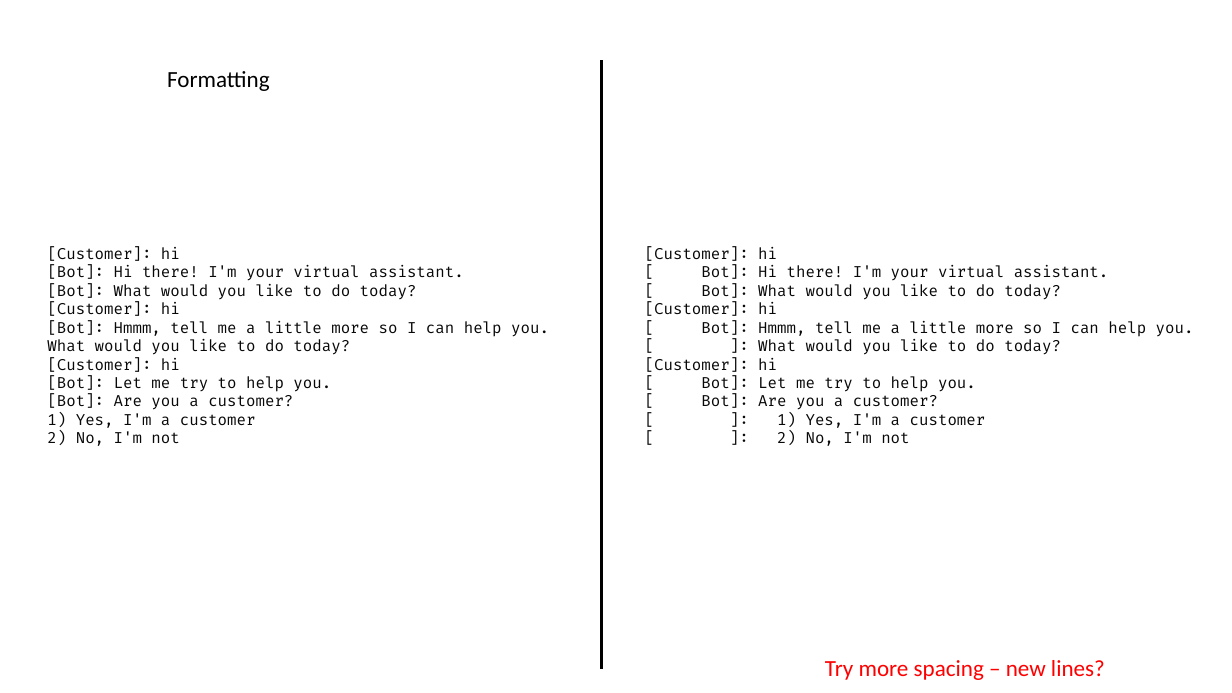
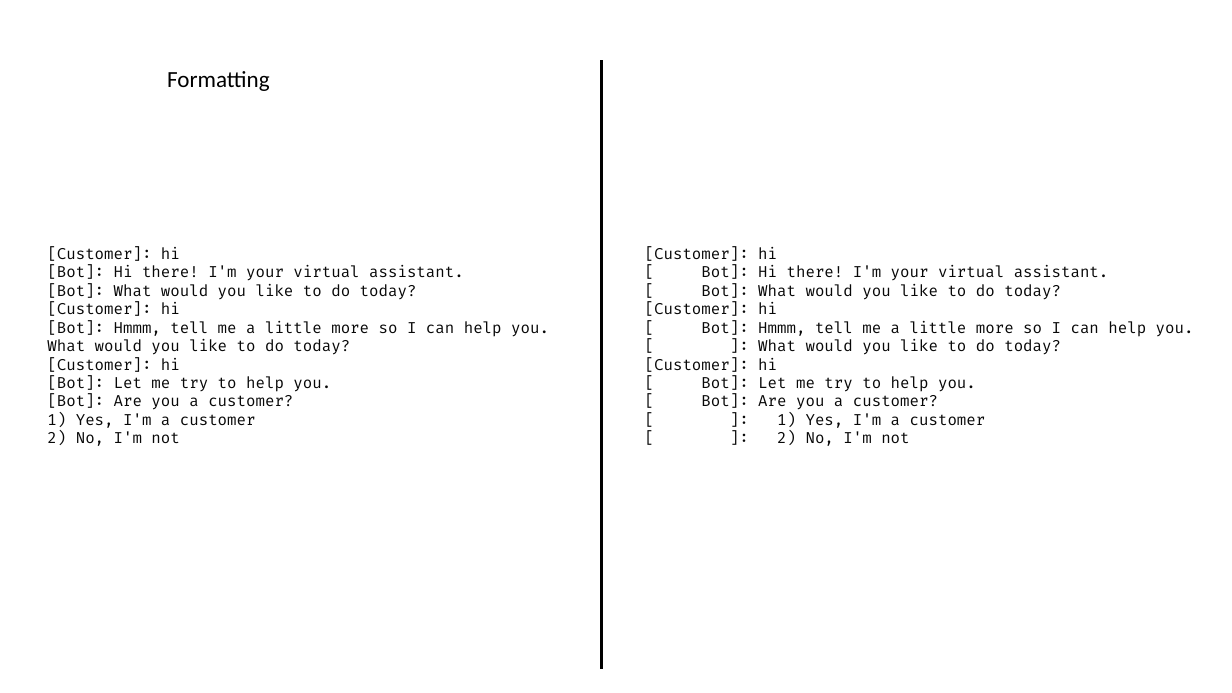
Before and after one commit to LearnWithLlew/TestingBetterWithApprovals.Slides, a slide deck: slide 31 of slides/Testing Better with Approvals.pptx (slide 27 before the commit). Drawn at 1232x693 pixels with LibreOffice and Linux fonts; fonts in the diff are those of the drawing. Boxes give left, top, right and bottom in pixels: in the first picture for what was removed or moved away, otherwise in the second. Text is boxed around its words. In the diff, an @@ line names an element or a change of style, - is before the commit and + after.

```diff
--- a/slides/Testing Better with Approvals.pptx
+++ b/slides/Testing Better with Approvals.pptx
@@ text removed at [825,660,1105,680] @@
-Try more spacing – new lines?
```
Also in this commit, not shown: 5 other slides changed, 6 slides added, 2 slides removed.
